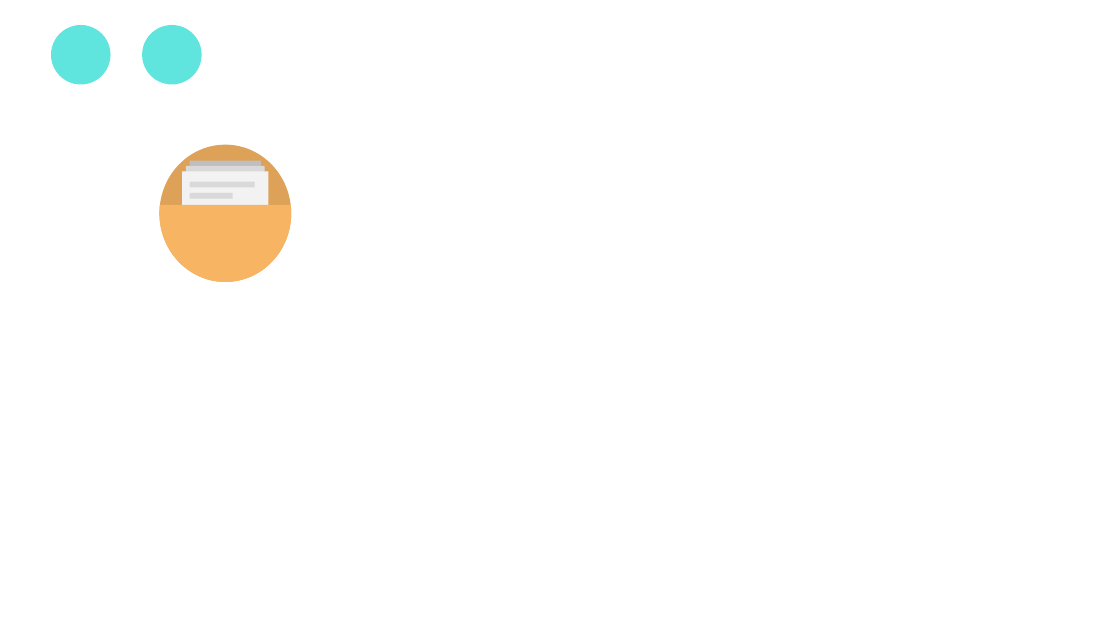
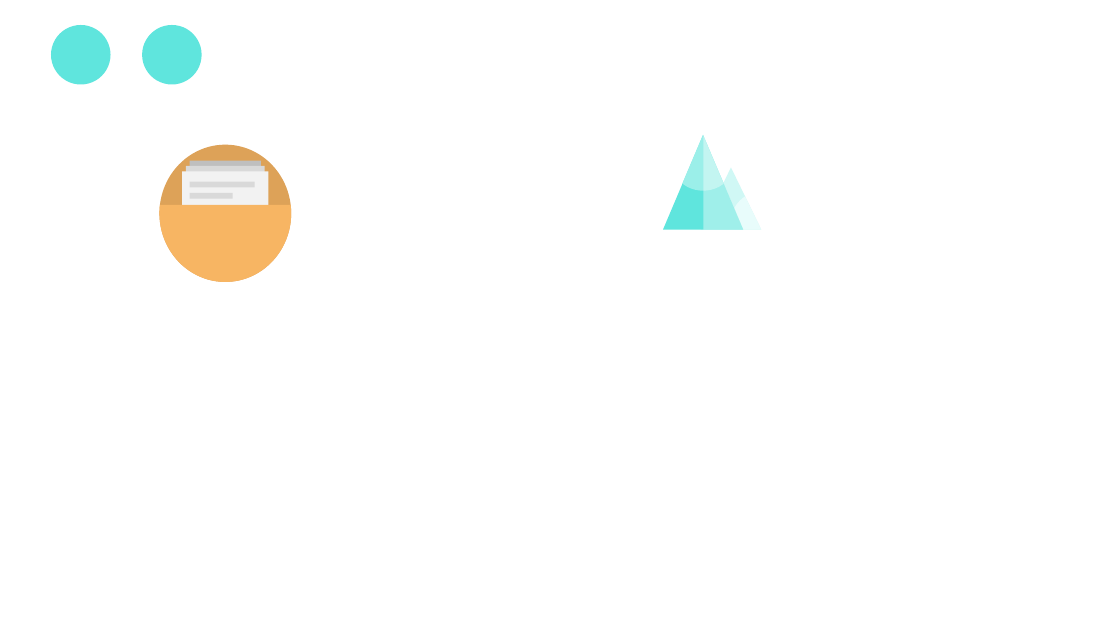
Before and after one commit to buger404/Emerald, a slide deck: slide 2 of UI.pptx (slide 6 before the commit). Drawn at 1120x630 pixels with LibreOffice and Linux fonts; fonts in the diff are those of the drawing. Boxes give left, top, right and bottom in pixels: in the first picture for what was removed or moved away, otherwise in the second. Text is boxed around its words. In the diff, an @@ line names an element or a change of style, - is before the commit and + after.

```diff
--- a/UI.pptx
+++ b/UI.pptx
@@ group added at <box>663,135,761,230</box>: 3 freeform shapes, 2 triangles @@
```
Also in this commit, not shown: 1 slide added, 5 slides removed, 23 other files.
